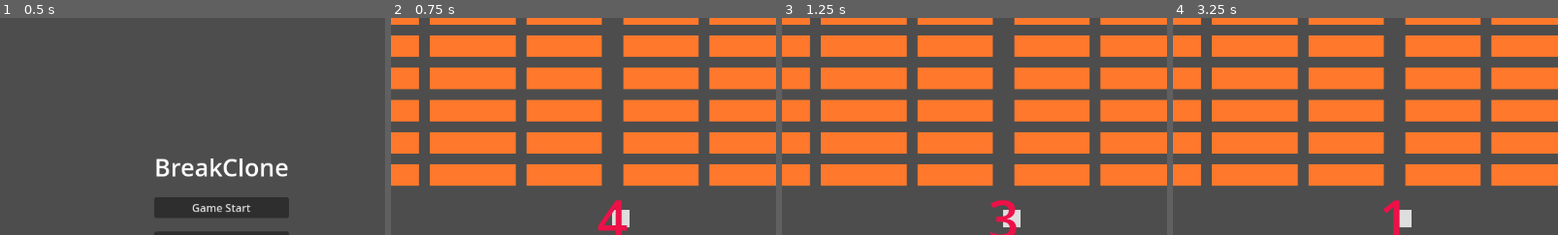
Above: before the commit, frames 1-4 (left to right).
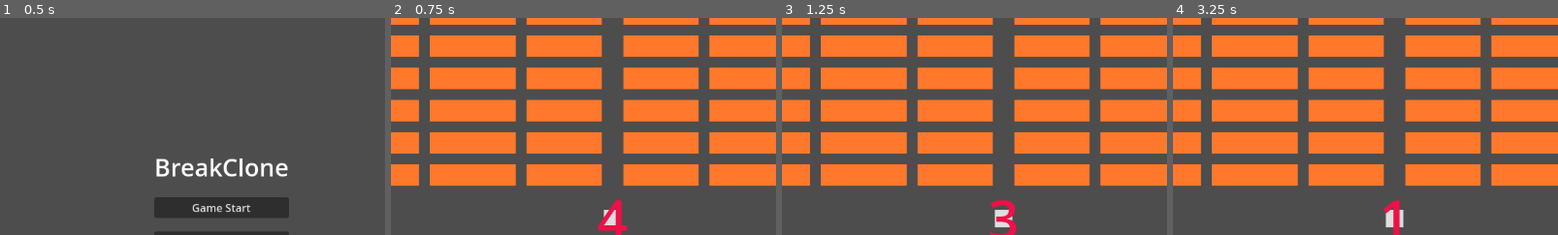
Above: after the commit, the same moments.

Repository: KeiGar/OrbFall
Game: Godot game, scene res://scenes/menus/main_menu_controls.tscn
The game is run twice, just before and just after one commit, with the same random seed, the same clock (stepped at 60 frames per second) and the same inputs.
Inputs:
- Up to frame 1 (0.5 s): no input
- Up to frame 2 (0.75 s): click "Game Start" at 0.5 s
- Up to frame 3 (1.25 s): no input
- Up to frame 4 (3.25 s): hold D (player_moveRight) 1.28-2.03 s; tap Enter at 2 s; hold A (player_moveLeft) 2.03-2.78 s; tap Space at 2.75 s; hold D (player_moveRight) from 2.78 s (still down)
The pictures show only the part of the screen within x 22-72%, y 4-54%; the shares and areas given below are measured in that part.

Frame 1 is identical in both runs. In frame 2, 0.3% of the frame differs, in the area x 55-62%, y 88-97%; in frame 3, 0.3%; in frame 4, 0.4%.

Commit message:
changed player start pos to center

Diff:
--- a/scenes/game_assets/game.tscn
+++ b/scenes/game_assets/game.tscn
@@ -64,7 +64,7 @@
 position = Vector2(-150, 225)
 
 [node name="Ball" parent="LevelScenes" instance=ExtResource("2_yqjtg")]
-position = Vector2(12, 1)
+position = Vector2(0, 1)
 
 [node name="TileMapLayer" type="TileMapLayer" parent="LevelScenes"]
 tile_map_data = PackedByteArray("AADd/+z/AAAAAAAAAQDd/+3/AAAAAAAAAQDd/+//AAAAAAAAAQDd//D/AAAAAAAAAQDd//L/AAAAAAAAAQDd// …(11824 unchanged characters)…
